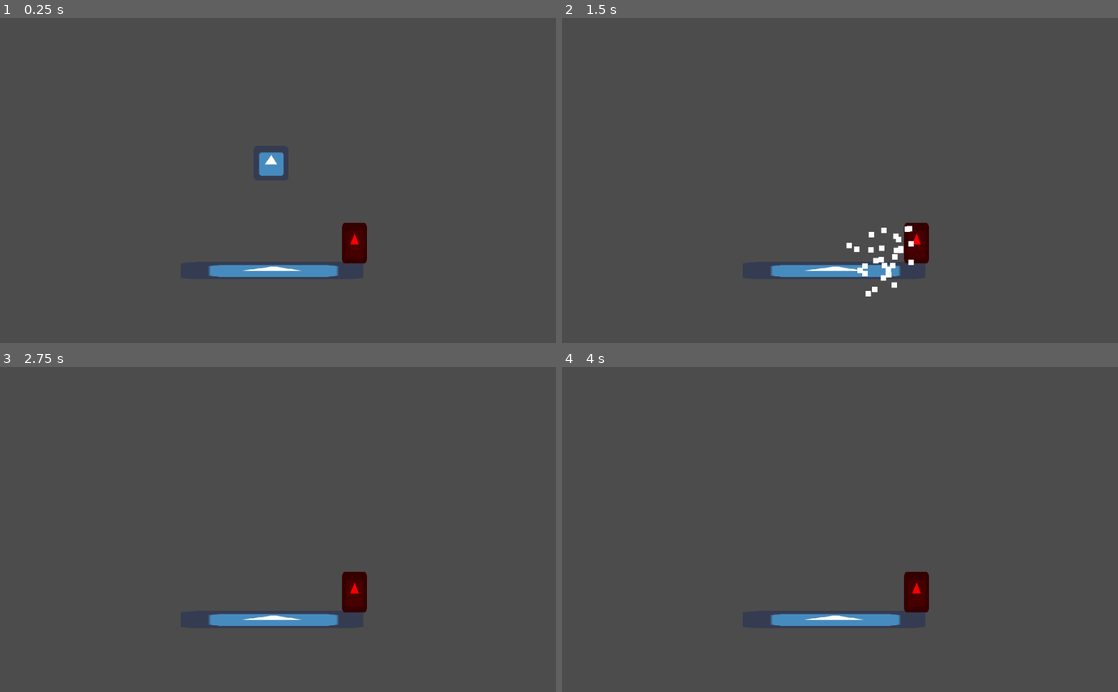
Above: before the commit, frames 1-4 (two rows, left to right).
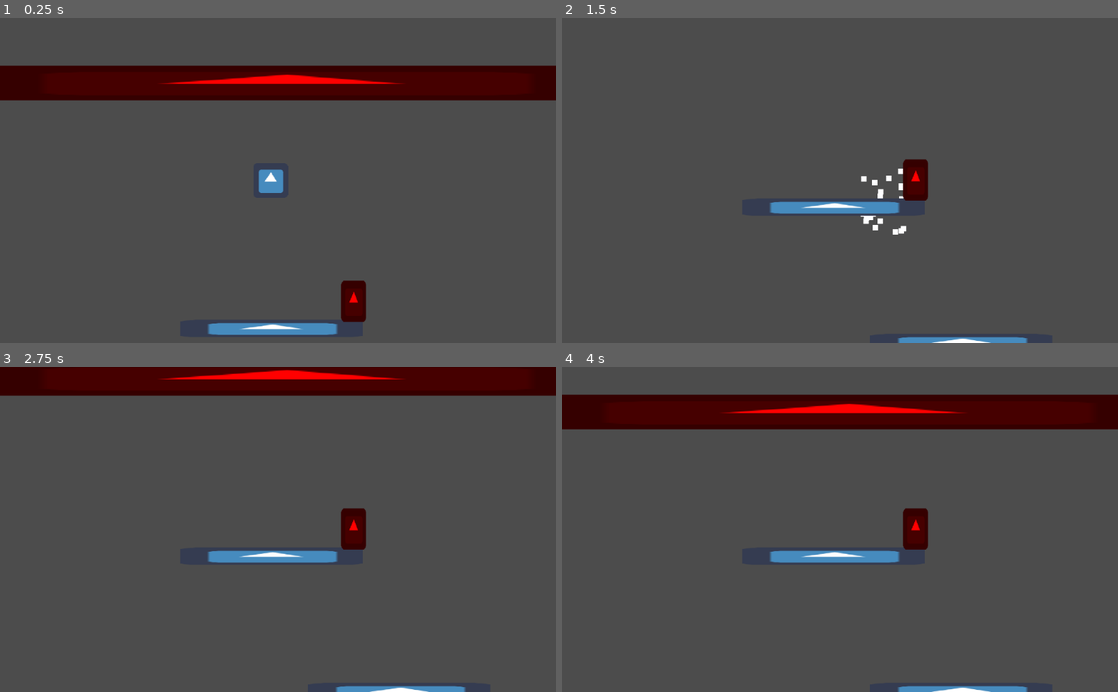
Above: after the commit, the same moments.

Repository: TheSolarPrincess/LudumDare48
Game: Godot game, scene res://Test.tscn
Same seed, same stepped clock (60 frames per second), same inputs: the game is played once before the commit and once after it. The engine's default icon, where the game draws it, is replaced by a stand-in: a white triangle on a blue panel in a dark square.
Inputs:
- Up to frame 1 (0.25 s): no input
- Up to frame 2 (1.5 s): hold D (move_right) 0.53-1.28 s; tap W (jump) at 0.77 s; hold A (move_left) from 1.28 s (still down)
- Up to frame 3 (2.75 s): tap W (jump) at 1.52 s; release A (move_left) at 2.03 s; hold D (move_right) from 2.03 s (still down)
- Up to frame 4 (4 s): tap W (jump) at 3.02, 3.77 s; release D (move_right) at 3.53 s; hold A (move_left) from 3.53 s (still down)

The runs differ from the first frame. In frame 1, 14% of the frame differs, in the area x 0-100%, y 14-98%; in frame 2, 3.9%; in frame 3, 12%; in frame 4, 14%.

Commit message:
Random level generation

Diff:
--- /dev/null
+++ b/BuildingBlocks/Ground.tscn
@@ -0,0 +1,16 @@
+[gd_scene load_steps=3 format=2]
+
+[ext_resource path="res://icon.png" type="Texture" id=1]
+
+[sub_resource type="RectangleShape2D" id=1]
+extents = Vector2( 32.0388, 31.1025 )
+
+[node name="Ground" type="Sprite"]
+position = Vector2( 501.09, 466.241 )
+scale = Vector2( 5.25, 0.5 )
+texture = ExtResource( 1 )
+
+[node name="StaticBody2D" type="StaticBody2D" parent="."]
+
+[node name="CollisionShape2D" type="CollisionShape2D" parent="StaticBody2D"]
+shape = SubResource( 1 )
--- /dev/null
+++ b/DeadlyArea.gd
@@ -0,0 +1,8 @@
+extends Area2D
+
+func _ready():
+	self.connect("body_entered", self, "_on_Area2D_body_entered")
+
+func _on_Area2D_body_entered(body):
+	if body.is_in_group("player"):
+		body.die()
--- /dev/null
+++ b/Levels/TestLevel1.tscn
@@ -0,0 +1,17 @@
+[gd_scene load_steps=2 format=2]
+
+[ext_resource path="res://BuildingBlocks/Ground.tscn" type="PackedScene" id=1]
+
+[node name="TestLevel" type="Node2D"]
+
+[node name="Ground" parent="." instance=ExtResource( 1 )]
+position = Vector2( 313.83, 239.219 )
+
+[node name="Ground2" parent="." instance=ExtResource( 1 )]
+position = Vector2( 715.305, 405.421 )
+
+[node name="Ground3" parent="." instance=ExtResource( 1 )]
+position = Vector2( 331.098, 521.978 )
+
+[node name="Ground4" parent="." instance=ExtResource( 1 )]
+position = Vector2( 736.89, 116.186 )
--- /dev/null
+++ b/Levels/TestLevel2.tscn
@@ -0,0 +1,3 @@
+[gd_scene format=2]
+
+[node name="TestLevel" type="Node2D"]
--- a/Test.tscn
+++ b/Test.tscn
@@ -1,11 +1,85 @@
-[gd_scene load_steps=10 format=2]
+[gd_scene load_steps=15 format=2]
 
 [ext_resource path="res://icon.png" type="Texture" id=1]
 [ext_resource path="res://Player.gd" type="Script" id=2]
 [ext_resource path="res://DeathParticle.png" type="Texture" id=3]
+[ext_resource path="res://DeadlyArea.gd" type="Script" id=4]
+[ext_resource path="res://BuildingBlocks/Ground.tscn" type="PackedScene" id=5]
 
-[sub_resource type="RectangleShape2D" id=1]
-extents = Vector2( 32.0388, 31.1025 )
+[sub_resource type="GDScript" id=10]
+script/source = "extends Node2D
+
+var generation_sweep = 0
+var forwardness = 0
+
+func _ready():
+	generation_sweep = get_viewport().size.y
+	forwardness = get_viewport().size.y
+	randomize()
+
+func _process(delta):
+	var player = get_tree().get_nodes_in_group(\"player\")[0]
+	if player.position.y >= generation_sweep - forwardness:
+		generate_next_chunk()
+
+func generate_next_chunk():
+	var paths = []
+	var dir = Directory.new()
+	dir.open(\"res://Levels/\")
+	dir.list_dir_begin()
+	var file_name = dir.get_next()
+	while file_name != \"\":
+		if file_name == \"..\" or file_name == \".\":
+			file_name = dir.get_next()
+			continue
+		paths.append(file_name)
+		file_name = dir.get_next()
+
+
+	var item = paths[randi() % paths.size()]
+	var level_prefab = load(\"res://Levels/\" + item)
+	var level = level_prefab.instance()
+	$Levels.add_child(level)
+	level.position = Vector2(0, generation_sweep)
+	generation_sweep += get_viewport().size.y # level.height
+"
+
+[sub_resource type="CircleShape2D" id=2]
+radius = 33.8581
+
+[sub_resource type="ParticlesMaterial" id=3]
+emission_shape = 1
+emission_sphere_radius = 33.37
+flag_disable_z = true
+direction = Vector3( 1, 1, 1 )
+spread = 168.05
+gravity = Vector3( 0, 98, 0 )
+initial_velocity = 68.96
+angular_velocity_random = 0.64
+orbit_velocity = 0.0
+orbit_velocity_random = 0.0
+
+[sub_resource type="GDScript" id=7]
+script/source = "extends Camera2D
+
+
+func _physics_process(delta):
+	var player = get_tree().get_nodes_in_group(\"player\")[0]
+	if player.position.y > self.position.y:
+		self.position.y = player.position.y
+"
+
+[sub_resource type="GDScript" id=9]
+script/source = "extends Sprite
+
+const DOOM_SPEED = 50
+
+func _physics_process(delta):
+	self.position.y += DOOM_SPEED * delta
+"
+
+[sub_resource type="RectangleShape2D" id=8]
+extents = Vector2( 31.9227, 41.2687 )
 
 [sub_resource type="GDScript" id=6]
 script/source = "extends Sprite
@@ -37,58 +111,13 @@
 [sub_resource type="RectangleShape2D" id=5]
 extents = Vector2( 10, 29.864 )
 
-[sub_resource type="CircleShape2D" id=2]
-radius = 33.8581
-
-[sub_resource type="ParticlesMaterial" id=3]
-emission_shape = 1
-emission_sphere_radius = 33.37
-flag_disable_z = true
-direction = Vector3( 1, 1, 1 )
-spread = 168.05
-gravity = Vector3( 0, 98, 0 )
-initial_velocity = 68.96
-angular_velocity_random = 0.64
-orbit_velocity = 0.0
-orbit_velocity_random = 0.0
-
 [node name="Test" type="Node2D"]
-
-[node name="Ground" type="Sprite" parent="."]
-position = Vector2( 501.09, 466.241 )
-scale = Vector2( 5.25, 0.5 )
-texture = ExtResource( 1 )
-
-[node name="StaticBody2D" type="StaticBody2D" parent="Ground"]
-
-[node name="CollisionShape2D" type="CollisionShape2D" parent="Ground/StaticBody2D"]
-shape = SubResource( 1 )
-
-[node name="Spikes" type="Sprite" parent="."]
-modulate = Color( 1, 0, 0, 1 )
-position = Vector2( 652.891, 415.826 )
-scale = Vector2( 0.713988, 1.17521 )
-texture = ExtResource( 1 )
-script = SubResource( 6 )
-
-[node name="StaticBody2D" type="StaticBody2D" parent="Spikes"]
-
-[node name="CollisionShape2D" type="CollisionShape2D" parent="Spikes/StaticBody2D"]
-position = Vector2( 1.51367, 0 )
-shape = SubResource( 4 )
-
-[node name="Area2D" type="Area2D" parent="Spikes" groups=[
-"death_trigger",
-]]
-
-[node name="CollisionShape2D" type="CollisionShape2D" parent="Spikes/Area2D"]
-position = Vector2( -28.7592, 0.919617 )
-shape = SubResource( 5 )
+script = SubResource( 10 )
 
 [node name="Player" type="KinematicBody2D" parent="." groups=[
 "player",
 ]]
-position = Vector2( 499.198, 233.27 )
+position = Vector2( 500.085, 157.816 )
 script = ExtResource( 2 )
 
 [node name="CollisionShape2D" type="CollisionShape2D" parent="Player"]
@@ -106,4 +135,49 @@
 randomness = 0.47
 process_material = SubResource( 3 )
 texture = ExtResource( 3 )
-[connection signal="body_entered" from="Spikes/Area2D" to="Spikes" method="_on_Area2D_body_entered"]
+
+[node name="Camera2D" type="Camera2D" parent="."]
+position = Vector2( 513.566, -549.659 )
+current = true
+script = SubResource( 7 )
+
+[node name="ImpendingDoom" type="Sprite" parent="."]
+modulate = Color( 1, 0, 0, 1 )
+position = Vector2( 520.394, 0 )
+scale = Vector2( 20.0093, 1 )
+texture = ExtResource( 1 )
+script = SubResource( 9 )
+
+[node name="Area2D" type="Area2D" parent="ImpendingDoom"]
+script = ExtResource( 4 )
+
+[node name="CollisionShape2D" type="CollisionShape2D" parent="ImpendingDoom/Area2D"]
+shape = SubResource( 8 )
+
+[node name="Levels" type="Node2D" parent="."]
+
+[node name="Level" type="Node2D" parent="Levels"]
+
+[node name="Ground" parent="Levels/Level" instance=ExtResource( 5 )]
+
+[node name="Spikes" type="Sprite" parent="Levels/Level"]
+modulate = Color( 1, 0, 0, 1 )
+position = Vector2( 652.891, 415.826 )
+scale = Vector2( 0.713988, 1.17521 )
+texture = ExtResource( 1 )
+script = SubResource( 6 )
+
+[node name="StaticBody2D" type="StaticBody2D" parent="Levels/Level/Spikes"]
+
+[node name="CollisionShape2D" type="CollisionShape2D" parent="Levels/Level/Spikes/StaticBody2D"]
+position = Vector2( 1.51367, 0 )
+shape = SubResource( 4 )
+
+[node name="Area2D" type="Area2D" parent="Levels/Level/Spikes" groups=[
+"death_trigger",
+]]
+
+[node name="CollisionShape2D" type="CollisionShape2D" parent="Levels/Level/Spikes/Area2D"]
+position = Vector2( -28.7592, 0.919617 )
+shape = SubResource( 5 )
+[connection signal="body_entered" from="Levels/Level/Spikes/Area2D" to="Levels/Level/Spikes" method="_on_Area2D_body_entered"]
